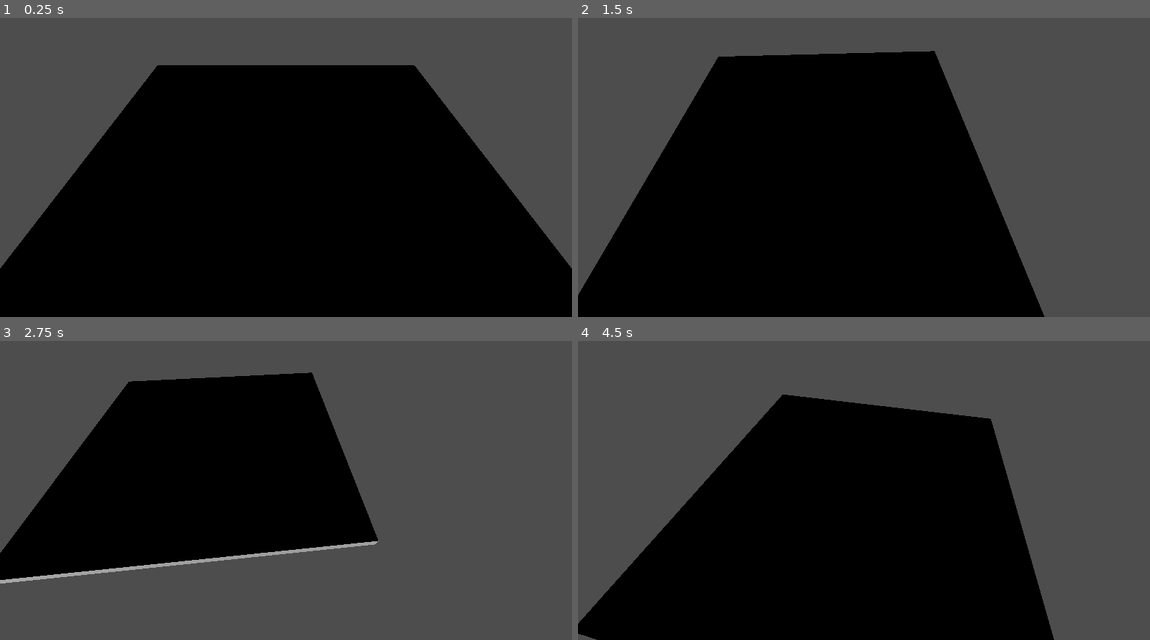
Above: before the commit, frames 1-4 (two rows, left to right).
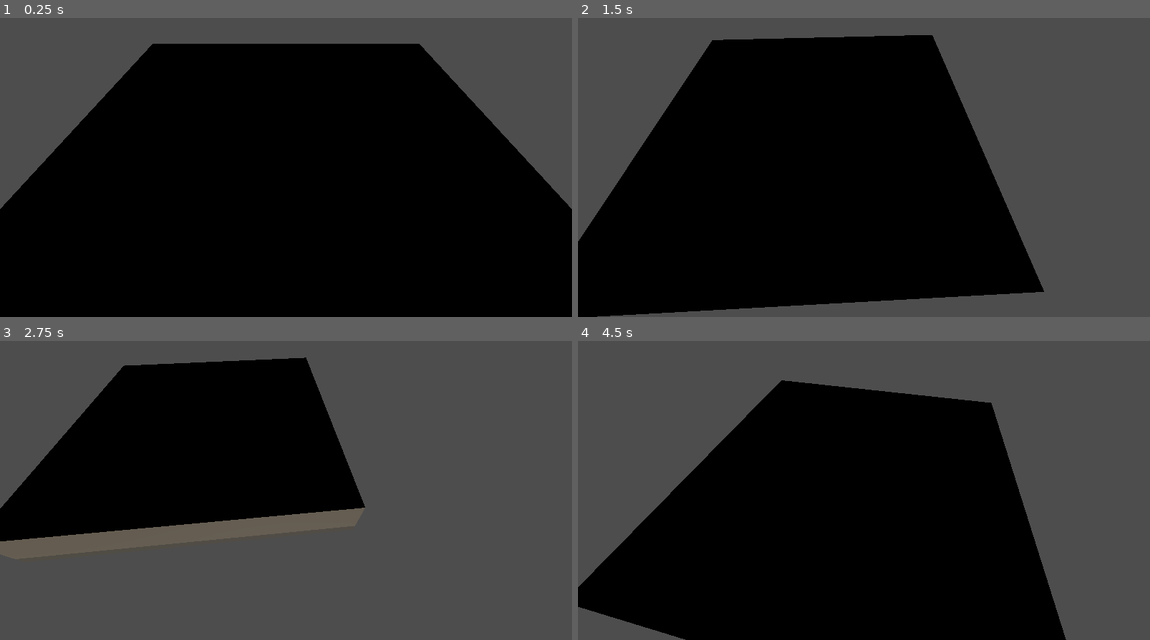
Above: after the commit, the same moments.

Repository: BenjiinxGrimm/knights-bane
Game: Godot game, scene res://scenes/main.tscn
The game is run twice, just before and just after one commit, with the same random seed, the same clock (stepped at 60 frames per second) and the same inputs.
Inputs (mouse positions are in pixels of both pictures, inside the frame that each line leads up to):
- Up to frame 1 (0.25 s): no input
- Up to frame 2 (1.5 s): move the mouse to (989, 140) at 0.52 s; press the mouse at (989, 140) at 0.53 s; hold D (move_right) 0.53-1.28 s; move the mouse to (749, 173) at 1.27 s; release the mouse at (749, 173) at 1.28 s; hold S (move_down) from 1.28 s (still down); tap Space (dodge) at 1.35 s
- Up to frame 3 (2.75 s): move the mouse to (343, 409) at 2.02 s; release S (move_down) at 2.03 s; press the mouse at (343, 409) at 2.03 s; hold D (move_right) from 2.03 s (still down)
- Up to frame 4 (4.5 s): move the mouse to (835, 544) at 2.77 s; release D (move_right) at 2.78 s; release the mouse at (835, 544) at 2.78 s; hold W (move_up) 2.78-3.53 s; tap Space (dodge) at 2.85, 4.35 s; move the mouse to (1035, 526) at 3.52 s; press the mouse at (1035, 526) at 3.53 s; hold A (move_left) from 3.53 s (still down); move the mouse to (692, 430) at 4.27 s; release the mouse at (692, 430) at 4.28 s

The runs differ from the first frame. In frame 1, 11% of the frame differs, in the area x 0-100%, y 8-84%; in frame 2, 9.6%; in frame 3, 13%, in the area x 0-67%, y 5-82%; in frame 4, 7.0%.

Commit message:
Build placeholder room: 16x16 interior with 4 walls
Stone-gray floor (18x18) and walls (2 units tall) replace the infinite
ground plane. Walls have collision so player and enemies are contained.
NS walls span full width; EW walls fill between them at the corners.

Co-Authored-By: Claude Sonnet 4.6 <noreply@anthropic.com>

Diff:
--- a/scenes/main.tscn
+++ b/scenes/main.tscn
@@ -5,14 +5,33 @@
 [ext_resource type="Script" uid="uid://dte71e8bbv3wf" path="res://scripts/enemy.gd" id="3"]
 
 [sub_resource type="StandardMaterial3D" id="StandardMaterial3D_0wfyh"]
-metallic = 1.0
+albedo_color = Color(0.32, 0.30, 0.26, 1)
+roughness = 0.95
+
+[sub_resource type="StandardMaterial3D" id="StandardMaterial3D_wall"]
+albedo_color = Color(0.42, 0.38, 0.32, 1)
+roughness = 0.9
 
 [sub_resource type="BoxMesh" id="BoxMesh_1"]
 material = SubResource("StandardMaterial3D_0wfyh")
-size = Vector3(20, 0.5, 20)
+size = Vector3(18, 0.5, 18)
 
 [sub_resource type="BoxShape3D" id="BoxShape3D_1"]
-size = Vector3(20, 0.5, 20)
+size = Vector3(18, 0.5, 18)
+
+[sub_resource type="BoxMesh" id="BoxMesh_wall_ns"]
+material = SubResource("StandardMaterial3D_wall")
+size = Vector3(18, 2, 1)
+
+[sub_resource type="BoxShape3D" id="BoxShape3D_wall_ns"]
+size = Vector3(18, 2, 1)
+
+[sub_resource type="BoxMesh" id="BoxMesh_wall_ew"]
+material = SubResource("StandardMaterial3D_wall")
+size = Vector3(1, 2, 16)
+
+[sub_resource type="BoxShape3D" id="BoxShape3D_wall_ew"]
+size = Vector3(1, 2, 16)
 
 [sub_resource type="CapsuleMesh" id="CapsuleMesh_1"]
 
@@ -86,6 +105,42 @@
 [node name="Collision" type="CollisionShape3D" parent="Enemy2" unique_id=200000006]
 shape = SubResource("CapsuleShape3D_1")
 
+[node name="WallNorth" type="StaticBody3D" parent="." unique_id=300000001]
+transform = Transform3D(1, 0, 0, 0, 1, 0, 0, 0, 1, 0, 1.0, -8.5)
+
+[node name="Mesh" type="MeshInstance3D" parent="WallNorth" unique_id=300000002]
+mesh = SubResource("BoxMesh_wall_ns")
+
+[node name="Collision" type="CollisionShape3D" parent="WallNorth" unique_id=300000003]
+shape = SubResource("BoxShape3D_wall_ns")
+
+[node name="WallSouth" type="StaticBody3D" parent="." unique_id=300000004]
+transform = Transform3D(1, 0, 0, 0, 1, 0, 0, 0, 1, 0, 1.0, 8.5)
+
+[node name="Mesh" type="MeshInstance3D" parent="WallSouth" unique_id=300000005]
+mesh = SubResource("BoxMesh_wall_ns")
+
+[node name="Collision" type="CollisionShape3D" parent="WallSouth" unique_id=300000006]
+shape = SubResource("BoxShape3D_wall_ns")
+
+[node name="WallEast" type="StaticBody3D" parent="." unique_id=300000007]
+transform = Transform3D(1, 0, 0, 0, 1, 0, 0, 0, 1, 8.5, 1.0, 0)
+
+[node name="Mesh" type="MeshInstance3D" parent="WallEast" unique_id=300000008]
+mesh = SubResource("BoxMesh_wall_ew")
+
+[node name="Collision" type="CollisionShape3D" parent="WallEast" unique_id=300000009]
+shape = SubResource("BoxShape3D_wall_ew")
+
+[node name="WallWest" type="StaticBody3D" parent="." unique_id=300000010]
+transform = Transform3D(1, 0, 0, 0, 1, 0, 0, 0, 1, -8.5, 1.0, 0)
+
+[node name="Mesh" type="MeshInstance3D" parent="WallWest" unique_id=300000011]
+mesh = SubResource("BoxMesh_wall_ew")
+
+[node name="Collision" type="CollisionShape3D" parent="WallWest" unique_id=300000012]
+shape = SubResource("BoxShape3D_wall_ew")
+
 [node name="Camera3D" type="Camera3D" parent="." unique_id=1189174466 node_paths=PackedStringArray("target")]
 script = ExtResource("2")
 target = NodePath("../Player")
